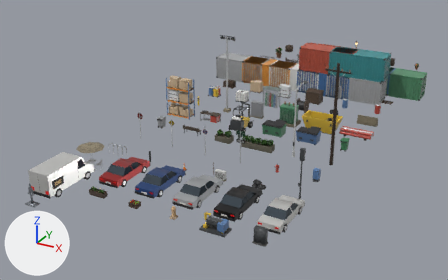
A saved change to the Blender file blender/source/props.blend.
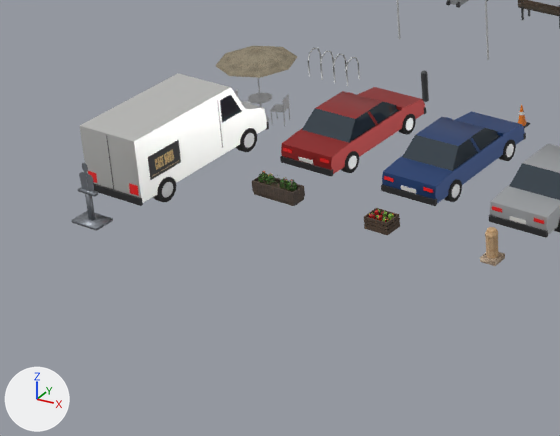
The first picture shows the older version from a 50 mm lens placed at (32.7, -78.2, 23.5), pointed at (5.6, -28.9, -1.2). The close-ups show the older and then the newer version on the part from 0% to 44% of the width and 45% to 100% of the height of that picture. Only the edits that show in the close-ups are written down. Lighting does not change. The marker at lower left points along +X, +Y and +Z.

The older version as bpy lines, for what is in view:
```python
me_cafe_set = bpy.data.meshes.new('cafe_set')
me_cafe_set.from_pydata(...)  # 201 vertices, 136 faces; spans x -1.2..1.2, y -1.2..1.2, z 0.0..2.35
me_cafe_set.polygons.foreach_set('use_smooth', [True] * 136)
# faces by material slot: [128, 8]
me_cafe_set.materials.append(mat_aluminium)
me_cafe_set.materials.append(mat_canvas_cream)
me_car_blue = bpy.data.meshes.new('car_blue')
me_car_blue.from_pydata(...)  # 328 vertices, 196 faces; spans x -1.0..1.0, y -2.3..2.31, z 0.01..1.42
me_car_blue.polygons.foreach_set('use_smooth', [True] * 196)
me_car_blue.materials.append(mat_carpaint_blue)
me_car_blue.materials.append(mat_glass_window)
me_car_blue.materials.append(mat_rubber)
me_car_blue.materials.append(mat_aluminium)
me_car_blue.materials.append(mat_plastic_black)
me_car_blue.materials.append(mat_headlight)
me_car_blue.materials.append(mat_taillight)
me_car_blue.materials.append(mat_plastic_white)
me_car_blue.materials.append(mat_steel_dark)
me_target_base = bpy.data.meshes.new('target_base')
me_target_base.from_pydata(...)  # a box spanning x -0.45..0.45, y -0.3..0.3, z 0.0..0.08, material slot 0; a box spanning x -0.06..0.06, y -0.06..0.06, z 0.08..0.95, material slot 0; a box spanning x -0.3..0.3, y -0.07..0.07, z 0.88..0.96, material slot 0; a box spanning x -0.4..0.4, y -0.06..0.06, z 0.0..0.05, material slot 1
me_target_base.polygons.foreach_set('use_smooth', [True] * 24)
me_target_base.materials.append(mat_target_frame)
me_target_base.materials.append(mat_weapon_accent)
ob_cafe_set = bpy.data.objects.new('cafe_set', me_cafe_set)
ob_cafe_set.location = (0.0, -42.0, 0.0)
ob_car_blue = bpy.data.objects.new('car_blue', me_car_blue)
ob_car_blue.location = (7.0, -42.0, 0.0)
ob_target_base = bpy.data.objects.new('target_base', me_target_base)
ob_target_base.location = (0.0, -49.0, 0.0)
# also in view: 'car_silver' at (10.5, -42.0, 0.7); 'market_crate' at (7.0, -45.5, 0.2); 'car_red' at (3.5, -42.0, 0.7); 'stone_bollard' at (10.5, -45.5, 0.5); 'van_white' at (0.0, -45.5, 1.1)
```
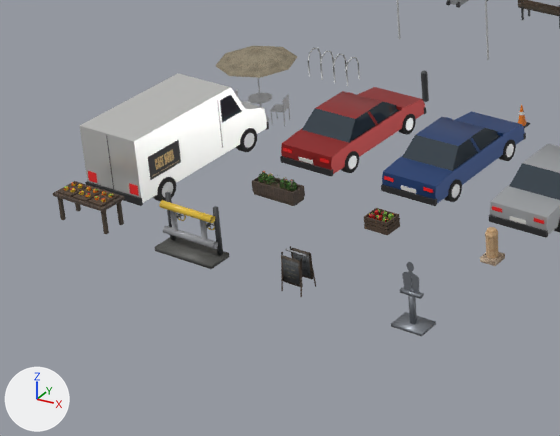
What changed in the scene script:
```text
Add me_cafe_board:
    me_cafe_board.from_pydata(...)  # 140 vertices, 104 faces; spans x -0.325..0.325, y -0.315..0.315, z -0.003..1.062
    me_cafe_board.polygons.foreach_set('use_smooth', [True] * 104)
    # faces by material slot: [12, 12, 24, 48, 8]
    me_cafe_board.materials.append(mat_wood_dark)
    me_cafe_board.materials.append(mat_steel_dark)
    me_cafe_board.materials.append(mat_wood_weathered)
    me_cafe_board.materials.append(mat_concrete_smooth_light)
    me_cafe_board.materials.append(mat_steel_grey)
Add me_valve_manifold:
    me_valve_manifold.from_pydata(...)  # 300 vertices, 250 faces; spans x -0.95..0.95, y -0.35..0.35, z 0.0..1.5
    me_valve_manifold.polygons.foreach_set('use_smooth', [True] * 250)
    # faces by material slot: [6, 76, 36, 132]
    me_valve_manifold.materials.append(mat_concrete_floor)
    me_valve_manifold.materials.append(mat_steel_dark)
    me_valve_manifold.materials.append(mat_steel_grey)
    me_valve_manifold.materials.append(mat_steel_yellow)
Add me_market_table:
    me_market_table.from_pydata(...)  # 232 vertices, 264 faces; spans x -0.9..0.9, y -0.4..0.4, z 0.0..0.98
    me_market_table.polygons.foreach_set('use_smooth', [True] * 264)
    # faces by material slot: [24, 6, 18, 216]
    me_market_table.materials.append(mat_wood_dark)
    me_market_table.materials.append(mat_wood_weathered)
    me_market_table.materials.append(mat_wood_crate)
    me_market_table.materials.append(mat_produce)
Change ob_target_base:
    ob_target_base.location: (0.0, -49.0, 0.0) -> (10.5, -49.0, 0.0)
Add ob_cafe_board:
    ob_cafe_board = bpy.data.objects.new('cafe_board', me_cafe_board)
    ob_cafe_board.location = (7.0, -49.0, 0.0)
Add ob_valve_manifold:
    ob_valve_manifold = bpy.data.objects.new('valve_manifold', me_valve_manifold)
    ob_valve_manifold.location = (3.5, -49.0, 0.0)
Add ob_market_table:
    ob_market_table = bpy.data.objects.new('market_table', me_market_table)
    ob_market_table.location = (0.0, -49.0, 0.0)
```

Changed parts and their boxes (x1, y1, x2, y2) in the close-ups (560 x 436 px):
'valve_manifold', added
    after: (155, 192, 229, 269)
    faces in mat_concrete_floor: (155, 237, 229, 269)
    faces in mat_steel_grey: (163, 211, 218, 249)
    faces in mat_steel_yellow: (159, 200, 215, 230)
    faces in mat_steel_dark: (165, 192, 223, 256)
'target_base', moved
    before: (71, 187, 113, 231)
    after: (391, 287, 436, 336)
'market_table', added (brown)
    after: (53, 181, 125, 235)
    faces in mat_wood_crate: (58, 181, 119, 207)
    faces in mat_wood_weathered: (53, 181, 125, 212)
    faces in mat_wood_dark: (57, 197, 124, 235)
    faces in mat_produce: (64, 182, 113, 202)
'cafe_board', added
    after: (281, 246, 316, 297)
    faces in mat_steel_dark: (282, 253, 311, 285)
    faces in mat_wood_dark: (281, 248, 313, 287)
    faces in mat_wood_weathered: (281, 246, 316, 297)
'plate', moved
    before: (79, 163, 94, 192)
    after: (402, 262, 419, 294)
